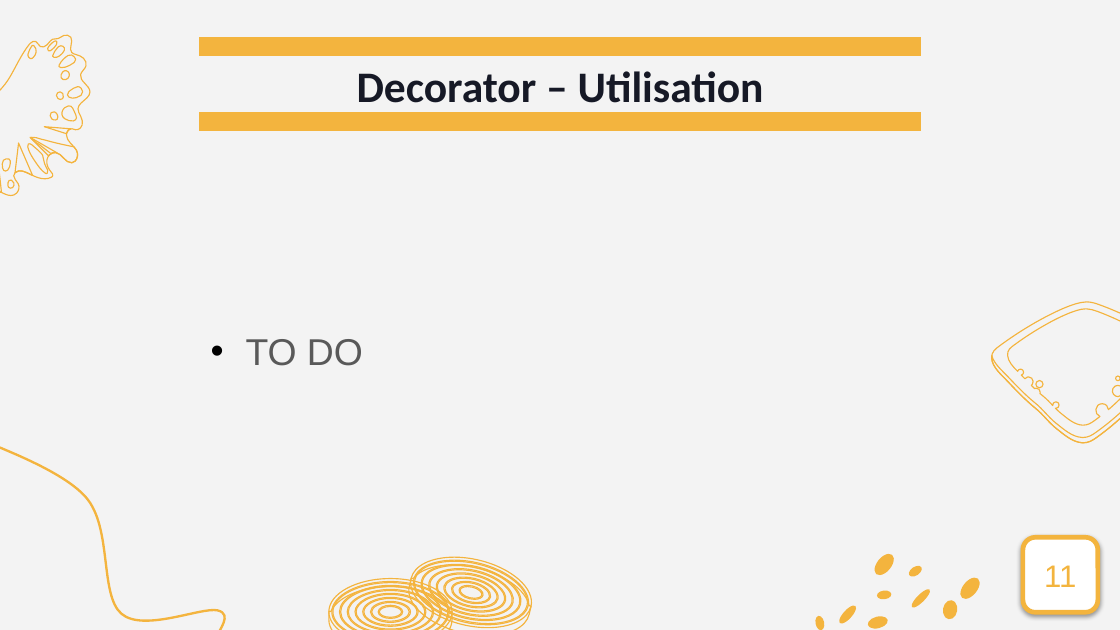
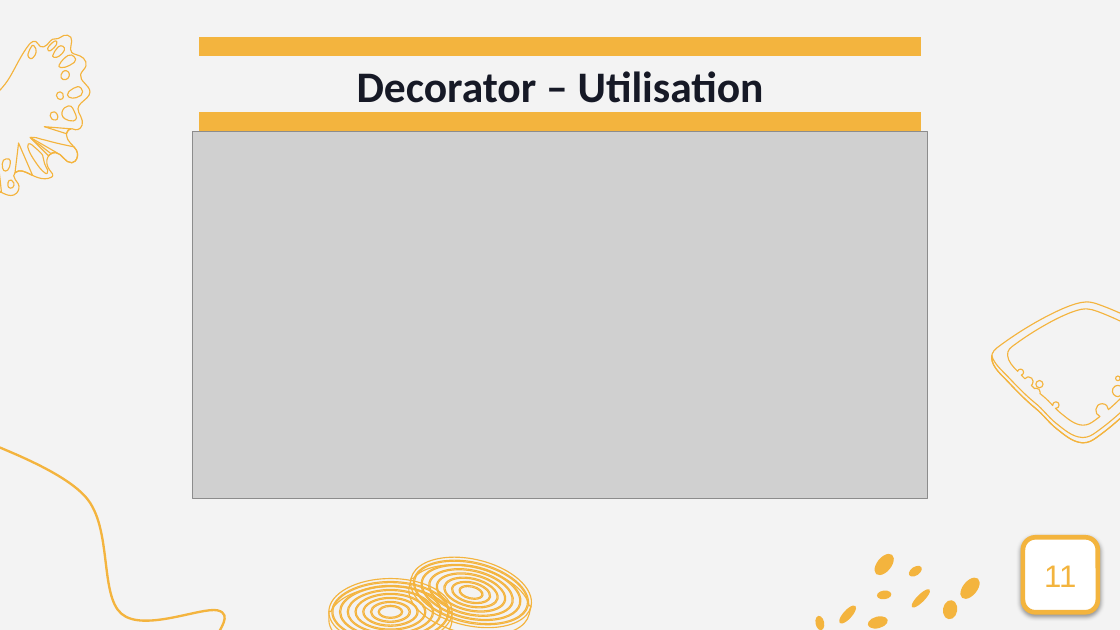
Before and after one commit to guillaumemouchet/Design-Pattern, a slide deck: slide 11 of Projet/DP_Presentation_V2.pptx. Drawn at 1120x630 pixels with LibreOffice and Linux fonts; fonts in the diff are those of the drawing; grey boxes stand for pictures. Boxes give left, top, right and bottom in pixels: in the first picture for what was removed or moved away, otherwise in the second. Text is boxed around its words. In the diff, an @@ line names an element or a change of style, - is before the commit and + after.

```diff
--- a/Projet/DP_Presentation_V2.pptx
+++ b/Projet/DP_Presentation_V2.pptx
@@ picture added at bbox=[193, 131, 927, 498] @@
@@ text removed at bbox=[246, 339, 363, 366] @@
-• TO DO
```
Also in this commit, not shown: 7 other slides changed, 1 slide added, 1 slide removed.
